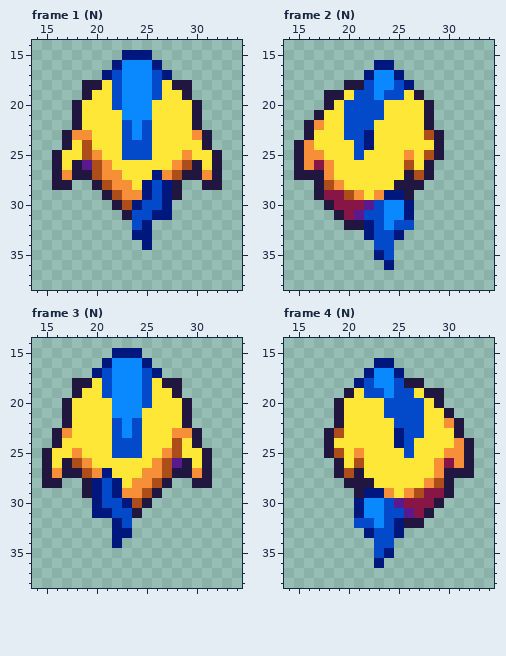
Pixel-art file, stored at art/fish_fast.aseprite. The picture above was drawn from the file before the commit.
48x48 pixels, 7 frames. Shown: frame 1 (N): x 14..34, y 14..38; frame 2 (N): x 14..34, y 14..38; frame 3 (N): x 14..34, y 14..38; frame 4 (N): x 14..34, y 14..38.
The result:
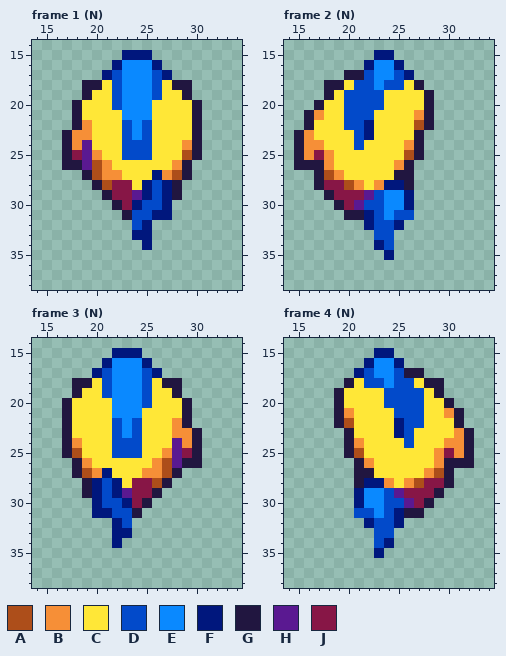
Palette (. is transparent): A #ad4e1a  B #f68f37  C #ffe737  D #024aca  E #0a89ff  F #00177d  G #211640  H #5a1991  J #871646
Commit: Anim iter
Changes in this commit:
Changed rows in their new state; - is an unchanged pixel.
Frame 1 (N):
first column x 16:
22 ---B-------------
23 --------------G.-
24 --BH---------BG.-
25 .GJH---------AG..
26 .G-----------G...
27 ...-----------...
28 ..----JJ-------..
29 ------JJH--------
30 -------J---------
Frame 2 (N):
first column x 15:
15 --------FF-----
16 -------FEEF----
17 -----GGD--DF---
18 ---GGCD--D-CG--
19 ----CD--DCC-CG-
20 --GC-----------
21 -GB-----C---B--
22 --C----F----A--
23 GB---C------G..
24 --B----C---BG..
25 --JB--C----AG..
26 -GG-------BG..-
27 ..-AB-----G-..-
28 ---JJAB-BFF-.--
29 --.G-JJHDEEF---
30 ---.G-HD-------
31 ----.GGF--DD---
32 -----..--DF.---
33 -------.--.----
34 --------F------
35 --------.F-----
36 ---------.-----
Frame 3 (N):
first column x 15:
22 -------------B---
23 -.G--------------
24 -.GB---------HB--
25 ..GA---------HJG.
26 ...G-----------G.
27 ...-----------...
28 ..-------JJ----..
29 --------HJJ------
30 ---------J-------
Frame 4 (N):
first column x 18:
15 -----FF--------
16 ----FEEF-------
17 ---FD--DGG-----
18 --GC-D--DCGG---
19 -GC-CCD--DC----
20 -----------CG--
21 --B---C-----BG-
22 --A----F----C--
23 ..G------C---BG
24 ..GB---C----B--
25 ..GA----C--BJ--
26 -..GB-------GG-
27 -..-G-----BA-..
28 --.-FFB-BAJJ---
29 ---FEEDHJJ-G.--
30 -------DH-G.---
31 ---DD--FGG.----
32 ---.FD--..-----
33 ----.--.-------
34 ------F--------
35 -----F.--------
36 -----.---------
Pixel boxes of the changes (left, top, right, bottom) in both pictures:
changed: (52, 120, 142, 210)
changed: (182, 130, 222, 190)
changed: (294, 50, 444, 270)
changed: (122, 418, 212, 508)
changed: (42, 428, 82, 488)
changed: (324, 348, 474, 568)
